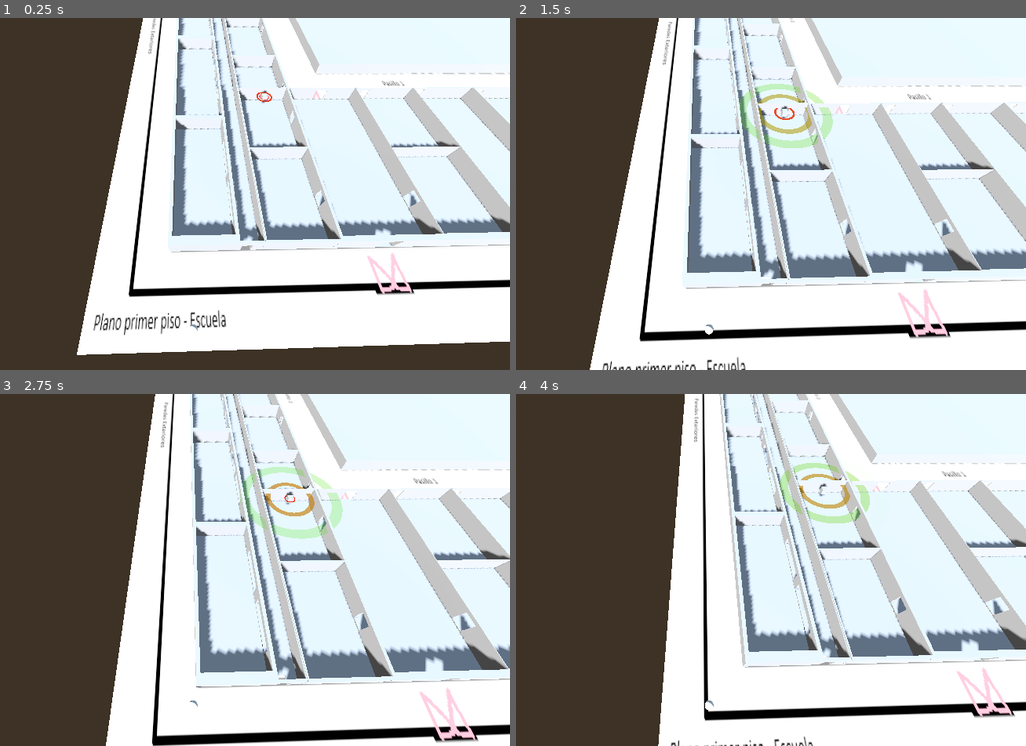
Above: before the commit, frames 1-4 (two rows, left to right).
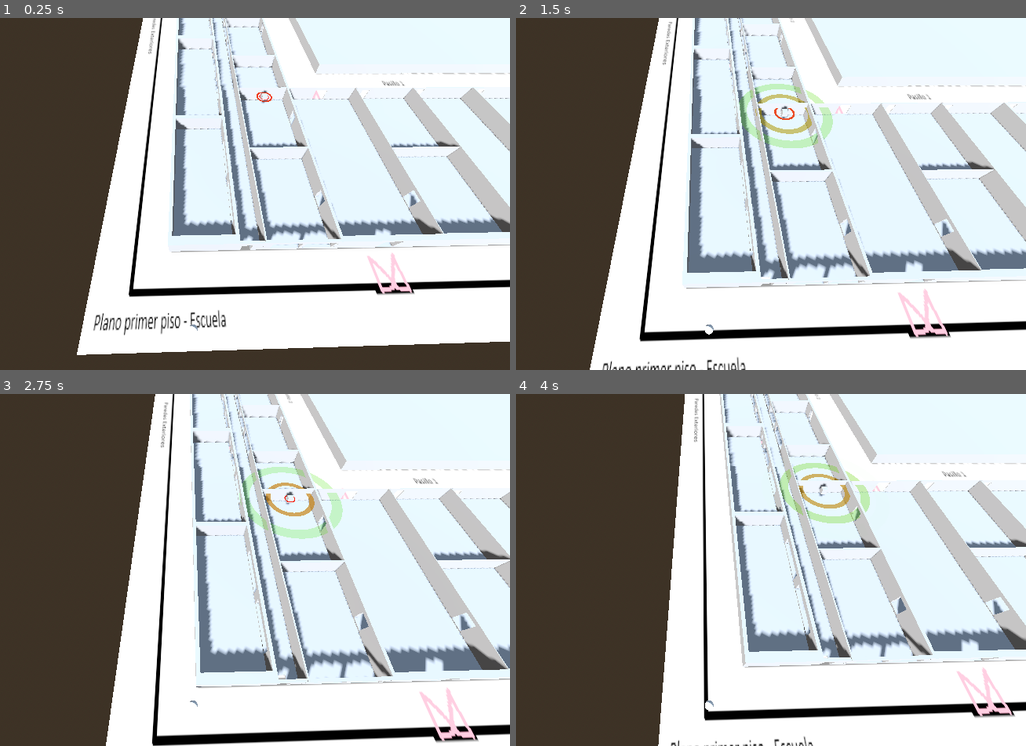
Above: after the commit, the same moments.

Repository: Ilycas/simulacion-y-modelo-proyecto
Game: Godot game, scene res://escuela.tscn
Two runs of this game, one before a commit and one after it. Both use one fixed random seed, a clock stepped at 60 frames per second and the inputs below.
Inputs:
- Up to frame 1 (0.25 s): no input
- Up to frame 2 (1.5 s): tap Enter at 0.5 s; hold W from 0.53 s (still down); tap Space at 0.77 s
- Up to frame 3 (2.75 s): tap Space at 1.52 s; release W at 2.03 s; hold A from 2.03 s (still down)
- Up to frame 4 (4 s): tap Space at 3.02, 3.77 s; release A at 3.53 s; hold S from 3.53 s (still down)

The runs differ from the first frame. In frame 1, 0.5% of the frame differs, in the area x 43-67%, y 0-66%; in frame 2, 0.8%; in frame 3, 1.0%, in the area x 45-76%, y 0-82%; in frame 4, 0.9%.

Commit message:
cambios a las ventanas y colisiones del bloque central, oeste y sur

Diff:
--- a/bloque_central.tscn
+++ b/bloque_central.tscn
@@ -4,82 +4,67 @@
 size = Vector3(10, 2.9, 0.4)
 
 [sub_resource type="BoxShape3D" id="BoxShape3D_ventana_central"]
-size = Vector3(0.3, 1.5, 2)
+size = Vector3(0.3, 1.796814, 16.420563)
 
 [node name="Bloque_Central" type="CSGCombiner3D" unique_id=1241290368]
-groups = ["concreto"]
+transform = Transform3D(1, 0, 0, 0, 1, 0, 0, 0, 1, 0.588, 0.909, -36.085)
 use_collision = true
 
-# --- PAREDES INTERNAS DE MADERA ---
-[node name="Pared_Madera_Central_1" type="StaticBody3D" parent="."]
-groups = ["madera"]
-transform = Transform3D(1, 0, 0, 0, 1, 0, 0, 0, 1, 0.588, 0.909, -36.085)
+[node name="Pared_Madera_Central_2" type="StaticBody3D" parent="." unique_id=2043496213]
+transform = Transform3D(1, 0, 0, 0, 1, 0, 0, 0, 1, 0.588, 0.909, -20.102)
 
-[node name="CollisionShape3D" type="CollisionShape3D" parent="Pared_Madera_Central_1"]
+[node name="CollisionShape3D" type="CollisionShape3D" parent="Pared_Madera_Central_2" unique_id=984674944]
 shape = SubResource("BoxShape3D_madera_central")
 
-[node name="Pared_Madera_Central_2" type="StaticBody3D" parent="."]
-groups = ["madera"]
-transform = Transform3D(1, 0, 0, 0, 1, 0, 0, 0, 1, 0.588, 0.909, -20.102)
+[node name="Pared_Madera_Central_3" type="StaticBody3D" parent="." unique_id=45585267]
+transform = Transform3D(1, 0, 0, 0, 1, 0, 0, 0, 1, 0.588, 0.909, -8.131)
 
-[node name="CollisionShape3D" type="CollisionShape3D" parent="Pared_Madera_Central_2"]
+[node name="CollisionShape3D" type="CollisionShape3D" parent="Pared_Madera_Central_3" unique_id=1699167633]
 shape = SubResource("BoxShape3D_madera_central")
 
-[node name="Pared_Madera_Central_3" type="StaticBody3D" parent="."]
-groups = ["madera"]
-transform = Transform3D(1, 0, 0, 0, 1, 0, 0, 0, 1, 0.588, 0.909, -8.131)
+[node name="Pared_Madera_Central_4" type="StaticBody3D" parent="." unique_id=1097625308]
+transform = Transform3D(1, 0, 0, 0, 1, 0, 0, 0, 1, 0.588, 0.909, 11.285)
 
-[node name="CollisionShape3D" type="CollisionShape3D" parent="Pared_Madera_Central_3"]
+[node name="CollisionShape3D" type="CollisionShape3D" parent="Pared_Madera_Central_4" unique_id=216031462]
 shape = SubResource("BoxShape3D_madera_central")
 
-[node name="Pared_Madera_Central_4" type="StaticBody3D" parent="."]
-groups = ["madera"]
-transform = Transform3D(1, 0, 0, 0, 1, 0, 0, 0, 1, 0.588, 0.909, 11.285)
-
-[node name="CollisionShape3D" type="CollisionShape3D" parent="Pared_Madera_Central_4"]
+[node name="CollisionShape3D2" type="CollisionShape3D" parent="Pared_Madera_Central_4" unique_id=1027557347]
+transform = Transform3D(1, 0, 0, 0, 1, 0, 0, 0, 1, 0, 0, 17.565891)
 shape = SubResource("BoxShape3D_madera_central")
 
-[node name="Pared_Madera_Central_5" type="StaticBody3D" parent="."]
-groups = ["madera"]
-transform = Transform3D(1, 0, 0, 0, 1, 0, 0, 0, 1, 0.588, 0.909, 28.839)
+[node name="Pared_Madera_Central_5" type="StaticBody3D" parent="." unique_id=1152094435]
+transform = Transform3D(1, 0, 0, 0, 1, 0, 0, 0, 1, 0.588, 0.909, 28.781834)
 
-[node name="CollisionShape3D" type="CollisionShape3D" parent="Pared_Madera_Central_5"]
+[node name="CollisionShape3D" type="CollisionShape3D" parent="Pared_Madera_Central_5" unique_id=115673252]
+transform = Transform3D(1, 0, 0, 0, 1, 0, 0, 0, 1, -0.035846114, -0.15224588, -64.90027)
 shape = SubResource("BoxShape3D_madera_central")
 
-# --- VENTANAS ---
-[node name="Ventana_Central_1" type="StaticBody3D" parent="."]
-groups = ["ventana"]
-transform = Transform3D(1, 0, 0, 0, 1, 0, 0, 0, 1, 5.7, 0.91, -44.1)
+[node name="Ventana_Central_2" type="StaticBody3D" parent="." unique_id=209131895]
+transform = Transform3D(1, 0, 0, 0, 1, 0, 0, 0, 1, 5.7, 0.91, -28.1)
 
-[node name="CollisionShape3D" type="CollisionShape3D" parent="Ventana_Central_1"]
+[node name="CollisionShape3D" type="CollisionShape3D" parent="Ventana_Central_2" unique_id=876373070]
+transform = Transform3D(1, 0, 0, 0, 1, 0, 0, 0, 1, -0.16840982, -0.26441288, 29.970566)
 shape = SubResource("BoxShape3D_ventana_central")
 
-[node name="Ventana_Central_2" type="StaticBody3D" parent="."]
-groups = ["ventana"]
-transform = Transform3D(1, 0, 0, 0, 1, 0, 0, 0, 1, 5.7, 0.91, -28.1)
+[node name="Ventana_Central_3" type="StaticBody3D" parent="." unique_id=454564073]
+transform = Transform3D(1, 0, 0, 0, 1, 0, 0, 0, 1, 5.7, 0.91, 1.6)
 
-[node name="CollisionShape3D" type="CollisionShape3D" parent="Ventana_Central_2"]
+[node name="CollisionShape3D" type="CollisionShape3D" parent="Ventana_Central_3" unique_id=2048129909]
+transform = Transform3D(1, 0, 0, 0, 1, 0, 0, 0, 1, -0.16180134, -0.065214396, 18.454208)
 shape = SubResource("BoxShape3D_ventana_central")
 
-[node name="Ventana_Central_3" type="StaticBody3D" parent="."]
-groups = ["ventana"]
-transform = Transform3D(1, 0, 0, 0, 1, 0, 0, 0, 1, 5.7, 0.91, 1.6)
+[node name="Ventana_Central_4" type="StaticBody3D" parent="." unique_id=253008396]
+transform = Transform3D(1, 0, 0, 0, 1, 0, 0, 0, 1, 5.7, 0.91, 20)
 
-[node name="CollisionShape3D" type="CollisionShape3D" parent="Ventana_Central_3"]
+[node name="CollisionShape3D" type="CollisionShape3D" parent="Ventana_Central_4" unique_id=1774718494]
+transform = Transform3D(1, 0, 0, 0, 1, 0, 0, 0, 1, -0.21726418, 0, 0.14440155)
 shape = SubResource("BoxShape3D_ventana_central")
 
-[node name="Ventana_Central_4" type="StaticBody3D" parent="."]
-groups = ["ventana"]
-transform = Transform3D(1, 0, 0, 0, 1, 0, 0, 0, 1, 5.7, 0.91, 20.0)
-
-[node name="CollisionShape3D" type="CollisionShape3D" parent="Ventana_Central_4"]
-shape = SubResource("BoxShape3D_ventana_central")
-
-[node name="Ventana_Central_5" type="StaticBody3D" parent="."]
-groups = ["ventana"]
+[node name="Ventana_Central_5" type="StaticBody3D" parent="." unique_id=1309910426]
 transform = Transform3D(1, 0, 0, 0, 1, 0, 0, 0, 1, 5.7, 0.91, 37.8)
 
-[node name="CollisionShape3D" type="CollisionShape3D" parent="Ventana_Central_5"]
+[node name="CollisionShape3D" type="CollisionShape3D" parent="Ventana_Central_5" unique_id=23220561]
+transform = Transform3D(1, 0, 0, 0, 1, 0, 0, 0, 1, -0.08868551, -0.08834839, 0.2364273)
 shape = SubResource("BoxShape3D_ventana_central")
 
 [node name="Bloque" type="CSGBox3D" parent="." unique_id=1643083679]
@@ -121,15 +106,50 @@
 operation = 2
 size = Vector3(2.0161133, 2.1, 0.71487427)
 
+[node name="Puerta_Aula8" type="CSGBox3D" parent="Bloque" unique_id=1671291052]
+transform = Transform3D(-1, 0, 8.742278e-08, 0, 1, 0, -8.742278e-08, 0, -1, 2.0981436, -0.006160617, -49.387573)
+operation = 2
+size = Vector3(4.0337524, 1.5666015, 0.71487427)
+
+[node name="Puerta_Aula9" type="CSGBox3D" parent="Bloque" unique_id=981842644]
+transform = Transform3D(-1, 0, 8.742278e-08, 0, 1, 0, -8.742278e-08, 0, -1, -2.4421396, -0.006160617, -49.387573)
+operation = 2
+size = Vector3(4.0337524, 1.5666015, 0.71487427)
+
 [node name="Puerta_Administracion" type="CSGBox3D" parent="Bloque" unique_id=1449084957]
 transform = Transform3D(-4.371139e-08, 0, -1, 0, 1, 0, 1, 0, -4.3711392e-08, -4.9158554, -0.06555557, -24.341146)
 operation = 2
 size = Vector3(2.010254, 2.1, 0.71487427)
 
 [node name="Puerta_mantenimiento" type="CSGBox3D" parent="Bloque" unique_id=1792192670]
-transform = Transform3D(-4.371139e-08, 0, -1, 0, 1, 0, 1, 0, -4.3711392e-08, -4.9508204, -0.06555557, -15.653199)
+transform = Transform3D(-4.371139e-08, 0, -1, 0, 1, 0, 1, 0, -4.3711392e-08, 5.089819, -0.0024402142, 0.095588684)
 operation = 2
-size = Vector3(2, 2.1, 0.80651855)
+size = Vector3(7.7158203, 1.8214477, 0.80651855)
+
+[node name="Puerta_mantenimiento2" type="CSGBox3D" parent="Bloque" unique_id=517813601]
+transform = Transform3D(-4.371139e-08, 0, -1, 0, 1, 0, 1, 0, -4.3711392e-08, 5.089819, -0.0024402142, 9.269932)
+operation = 2
+size = Vector3(7.7158203, 1.8214477, 0.80651855)
+
+[node name="Puerta_mantenimiento3" type="CSGBox3D" parent="Bloque" unique_id=1874908646]
+transform = Transform3D(-4.371139e-08, 0, -1, 0, 1, 0, 1, 0, -4.3711392e-08, 5.089819, -0.0024402142, 18.713753)
+operation = 2
+size = Vector3(7.834961, 1.8214477, 0.80651855)
+
+[node name="Puerta_mantenimiento4" type="CSGBox3D" parent="Bloque" unique_id=1378541802]
+transform = Transform3D(-4.371139e-08, 0, -1, 0, 1, 0, 1, 0, -4.3711392e-08, 5.089819, -0.0024402142, 27.211338)
+operation = 2
+size = Vector3(7.7158203, 1.8214477, 0.80651855)
+
+[node name="Puerta_mantenimiento5" type="CSGBox3D" parent="Bloque" unique_id=1638905049]
+transform = Transform3D(-4.371139e-08, 0, -1, 0, 1, 0, 1, 0, -4.3711392e-08, 5.089819, -0.0024402142, 36.426445)
+operation = 2
+size = Vector3(7.834961, 1.8214477, 0.80651855)
+
+[node name="Puerta_mantenimiento6" type="CSGBox3D" parent="Bloque" unique_id=1517793137]
+transform = Transform3D(-4.371139e-08, 0, -1, 0, 1, 0, 1, 0, -4.3711392e-08, 5.089819, -0.0024402142, 44.92403)
+operation = 2
+size = Vector3(7.7158203, 1.8214477, 0.80651855)
 
 [node name="Puerta_Aula4" type="CSGBox3D" parent="Bloque" unique_id=1894821612]
 transform = Transform3D(-4.371139e-08, 0, -1, 0, 1, 0, 1, 0, -4.3711392e-08, -4.9508214, -0.06555557, 9.930923)
--- a/bloque_oeste.tscn
+++ b/bloque_oeste.tscn
@@ -29,9 +29,9 @@
 size = Vector3(12.823, 3, 106.02)
 
 [node name="Pasillo" type="CSGBox3D" parent="Bloque" unique_id=1137253972]
-transform = Transform3D(0.99999964, 0, 0, 0, 0.9999908, 0, 0, 0, 0.99999034, -4.665058, 0.42743295, -0.25741607)
+transform = Transform3D(0.99999964, 0, 0, 0, 0.9999908, 0, 0, 0, 0.99999034, -4.7539673, 0.427433, -0.25741577)
 operation = 2
-size = Vector3(3.1746502, 3, 104.74521)
+size = Vector3(3.3524618, 3, 104.74521)
 
 [node name="Hueco_Aula7" type="CSGBox3D" parent="Bloque" unique_id=8979484]
 transform = Transform3D(0.99999964, 0, 0, 0, 0.9999908, 0, 0, 0, 0.99999034, 1.6503601, 0.42743295, 39.974358)
